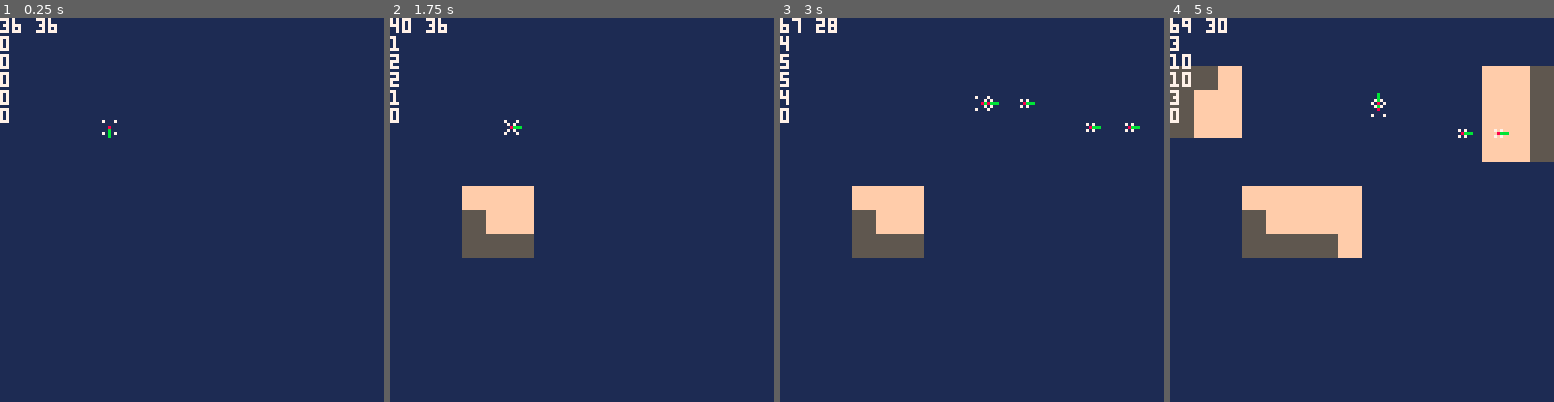
Above: before the commit, frames 1-4 (left to right).
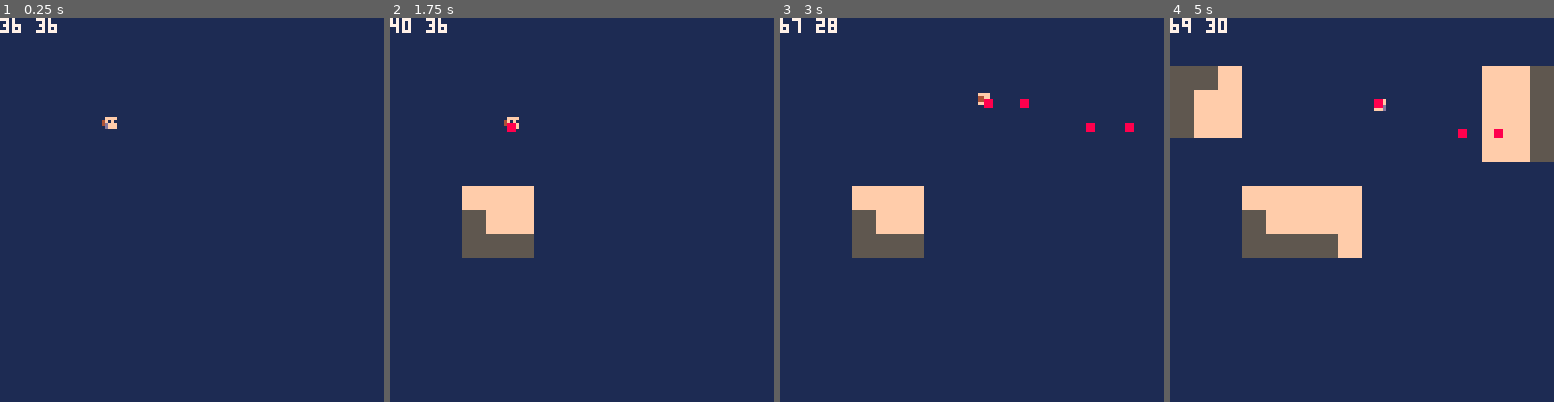
Above: after the commit, the same moments.

Repository: Beetrootmonkey/LudumDare45
Game: PICO-8 cartridge ld45.p8
The game is run twice, just before and just after one commit, with the same random seed, the same clock (stepped at 60 frames per second) and the same inputs.
Inputs:
- Up to frame 1 (0.25 s): no input
- Up to frame 2 (1.75 s): tap X (X key) at 0.33, 1.07 s; tap O (Z key) at 0.7, 1.7 s; hold Right from 1.6 s (still down)
- Up to frame 3 (3 s): tap X (X key) at 1.85, 2.97 s; release Right at 2.1 s; tap O (Z key) at 2.1, 2.5, 2.9 s; hold Up 2.15-2.42 s; hold Right from 2.47 s (still down)
- Up to frame 4 (5 s): release Right at 3.03 s; hold Left 3.08-3.58 s; tap O (Z key) every 0.4 s from 3.3 to 4.9 s; hold Down 3.63-3.97 s; hold Right 4.02-4.68 s; tap X (X key) at 4.08 s; hold Up from 4.73 s (still down)

The runs differ from the first frame. In frame 1, 0.5% of the frame differs, in the area x 0-31%, y 4-32%; in frame 2, 0.4%; in frame 3, 0.7%; in frame 4, 0.7%, in the area x 0-89%, y 4-32%.

Commit message:
Update ld45.p8

Diff:
--- a/ld45.p8
+++ b/ld45.p8
@@ -42,13 +42,17 @@
    local dir = {x=0,y=0}
    if btn(left) then
    dir.x = -1
+   self.lookingRight = false
    elseif btn(right) then
     dir.x = 1
+    self.lookingRight = true
    end
    if btn(up) then
     dir.y = -1
+    self.lookingDown = false
    elseif btn( down) then
     dir.y = 1
+    self.lookingDown = true
    end
 
    return dir
@@ -68,25 +72,46 @@
        end
        if self:canMove(newPos) then
         self:move(newPos)
+        self.walking += 0.5
        elseif self:canMove(newPosX) then
         self:move(newPosX)
+        self.walking += 0.5
        elseif self:canMove(newPosY) then
         self:move(newPosY)
+        self.walking += 0.5
        else
+       self.walking = 0
         break
        end
+       self.walking %= 4
       end
      end
   end,
+  offset={x=-3,y=-5},
   draw=function(self)
-   pset(self.x, self.y, red)
-   for i=1,#self.collisionBox do
-    local coord = self.collisionBox[i]
-    pset(self.x + coord.x, self.y + coord.y, white)
-   end
-   for i=1,3 do
-    pset(self.x + self.direction.x * i, self.y + self.direction.y * i, green)
-   end
+
+  if self.lookingRight then
+   if self.lookingDown then
+    spr(21 + flr(self.walking), self.x + self.offset.x, self.y + self.offset.y)
+   else
+    spr(37 + flr(self.walking), self.x + self.offset.x, self.y + self.offset.y)
+   end
+  else
+   if self.lookingDown then
+    spr(21 + flr(self.walking), self.x + self.offset.x - 1, self.y + self.offset.y, 1, 1, true)
+   else
+    spr(37 + flr(self.walking), self.x + self.offset.x - 1, self.y + self.offset.y, 1, 1, true)
+   end
+  end
+
+   -- pset(self.x, self.y, red)
+   -- for i=1,#self.collisionBox do
+   --  local coord = self.collisionBox[i]
+   --  pset(self.x + coord.x, self.y + coord.y, white)
+   -- end
+   -- for i=1,3 do
+   --  pset(self.x + self.direction.x * i, self.y + self.direction.y * i, green)
+   -- end
    print(self.x .. " " .. self.y,0,0,7)
   end,
   collisionBox={
@@ -95,7 +120,10 @@
    {x=-2, y= 2},
    {x= 2, y= 2}
   },
-  direction={x=0,y=1}
+  direction={x=0,y=1},
+  lookingRight=true,
+  lookingDown=true,
+  walking=0
  }
 end
 
@@ -105,8 +133,6 @@
  projectile.y = y
  projectile.isAlive = true
  projectile.speed = 2
- projectilesCounter += 1
- projectile.id = projectilesCounter
  projectile.collisionBox={
   {x=-1, y=-1},
   {x= 1, y=-1},
@@ -123,25 +149,24 @@
   projectile.isAlive = false
  end
  projectile.draw=function(self)
-  pset(self.x, self.y, red)
-  for i=1,#self.collisionBox do
-   local coord = self.collisionBox[i]
-   pset(self.x + coord.x, self.y + coord.y, white)
-  end
-  for i=1,3 do
-   pset(self.x + self.direction.x * i, self.y + self.direction.y * i, green)
-  end
+  rectfill(self.x - 1, self.y - 1, self.x + 1, self.y + 1, red)
+  -- for i=1,#self.collisionBox do
+  --  local coord = self.collisionBox[i]
+  --  pset(self.x + coord.x, self.y + coord.y, white)
+  -- end
+  -- for i=1,3 do
+  --  pset(self.x + self.direction.x * i, self.y + self.direction.y * i, green)
+  -- end
  end
  projectile.direction = {x=dir.x,y=dir.y}
  projectile.getDirection=function(self)
   return self.direction
  end
- projectiles[projectile.id] = projectile
+ projectiles[#projectiles + 1] = projectile
 end
 
 p=createPlayer()
 projectiles={}
-projectilesCounter=0
 
 
 
@@ -152,16 +177,14 @@
 function _update()
 
   p:update()
-  local idsToRemove={}
-  for projectile in all(projectiles) do
+  for i=1,#projectiles do
+   local projectile = projectiles[i]
    if (projectile ~= 0) then
     projectile:update()
-    if not projectile.isAlive then idsToRemove[#idsToRemove + 1] = projectile.id end
-   end
-  end
-
-  for id in all(idsToRemove) do
-   projectiles[id] = 0
+    if not projectile.isAlive then
+     projectiles[i] = 0
+    end
+   end
   end
 
   if btnp(fire1) then
@@ -175,26 +198,29 @@
   map(16,0,0,0,mapH,mapW)
 
   p:draw()
-  for projectile in all(projectiles) do
+  for i=1,#projectiles do
+   local projectile = projectiles[i]
     if (projectile ~= 0) then projectile:draw() end
   end
   local count = 0
-  for projectile in all(projectiles) do
+  for i=1,#projectiles do
+   local projectile = projectiles[i]
     if (projectile ~= 0) then count+=1 end
   end
   local countAlive = 0
-  for projectile in all(projectiles) do
+  for i=1,#projectiles do
+   local projectile = projectiles[i]
     if (projectile ~= 0 and projectile.isAlive) then countAlive+=1 end
   end
   local countDead = 0
-  for projectile in all(projectiles) do
+  for i=1,#projectiles do
+   local projectile = projectiles[i]
     if (projectile ~= 0 and not projectile.isAlive) then countDead+=1 end
   end
-  print(count,0,6,7)
-  print(projectilesCounter,0,12,7)
-  print(#projectiles,0,18,7)
-  print(countAlive,0,24,7)
-  print(countDead,0,30,7)
+  -- print("total:" .. count,0,6,7)
+  -- print("size: " .. #projectiles,0,12,7)
+  -- print("alive:" .. countAlive,0,18,7)
+  -- print("dead: " .. countDead,0,24,7)
 end
 
 
